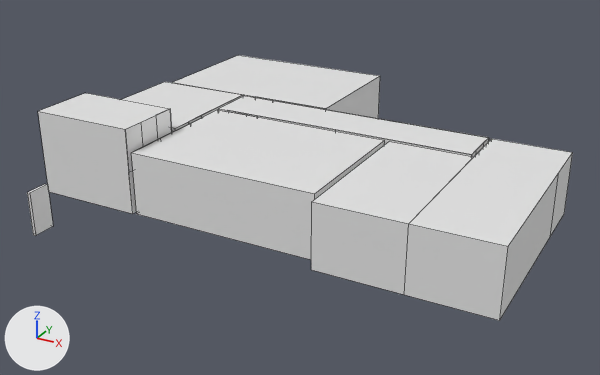
A saved change to the FBX model Assets/models/house2.fbx.
One viewpoint serves both versions: a 50 mm lens placed at (56.5, -64.2, 29.1), pointed at (25.8, -8.4, 1.2). Lighting does not change. The marker at lower left points along +X, +Y and +Z. Mesh edges are drawn as thin lines. Where no turn or scale is listed for an object, it has been applied to the vertices. Vertices at the same position are counted once.
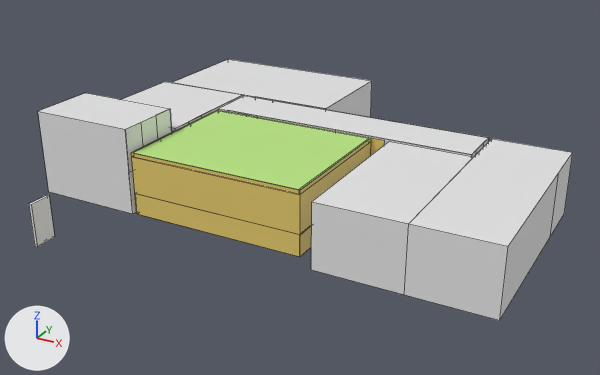
The newer file is also turned or shifted as a whole; pictures and numbers use the older file's frame.

Diff of the bpy script that builds the scene:
```diff
--- a/Assets/models/house2.fbx.py
+++ b/Assets/models/house2.fbx.py
@@ me_plane_030 @@
 me_plane_030.from_pydata(...)  # 46 vertices, 22 faces; spans x -5.2..11.1, y -22.6..-10.5, z 0.0..5.2
 # verts and faces of me_plane_030; kept vertices keep their numbers, new ones are numbered from 46
+# me_plane_030 part 2
+delete_faces([(4, 5, 6, 7), (8, 11, 10, 9), (6, 10, 11, 7)])
+verts[6] = (10.0, -22.6, 0.0)  # moved, pixel (300, 256)
+verts[10] = (10.0, -22.6, 5.2)  # moved, pixel (300, 190)
+verts[46] = (10.0, -10.7, 0.0)
+verts[47] = (10.0, -10.7, 5.2)  # pixel (371, 137)
+faces += [(4, 5, 6, 46)]  # mat_material_001 (white #e7e7e7)
+faces += [(8, 47, 10, 9)]  # mat_material_003 (green #bae781)
+faces += [(6, 10, 47, 46), (7, 11, 33, 32)]  # mat_material_002 (yellow #e7cd6d)
+me_plane_030.materials.append(mat_material_001)  # white #e7e7e7
+me_plane_030.materials.append(mat_material_002)  # yellow #e7cd6d
+me_plane_030.materials.append(mat_material_003)  # green #bae781
@@ me_plane_028 @@
 me_plane_028.from_pydata(...)  # 18 vertices, 8 faces; spans x -13.4..3.4, y -6.0..6.0, z 0.0..5.3
+# me_plane_028 part 1: the whole mesh is scaled about its middle by (1, 0.832, 1), then moved by (0.0, -1.0, 0.0)
@@ me_plane_004 @@
+me_plane_004.from_pydata([(-7.43, -5.92, 0.0), (7.43, -5.92, 0.0), (-7.43, 5.92, 0.0), (7.43, 5.92, 0.0), (-7.27, 5.8, 0.0), (-7.27, -5.88, 0.0), (7.27, -5.88, 0.0), (7.27, 5.8, 0.0), (-7.27, 5.8, -0.33), (-7.27, -5.88, -0.33), (7.27, -5.88, -0.33), (7.27, 5.8, -0.33), (-7.43, 5.92, -0.33), (-7.43, -6.0, -0.33), (7.43, -6.0, -0.33), (7.43, 5.92, -0.33)], [], [(10, 11, 15, 14), (4, 5, 9, 8), (1, 3, 7, 6), (2, 0, 5, 4), (3, 2, 4, 7), (0, 1, 6, 5), (7, 4, 8, 11), (5, 6, 10, 9), (6, 7, 11, 10), (8, 9, 13, 12), (11, 8, 12, 15), (9, 10, 14, 13)])
@@ ob_cube @@
 ob_cube = bpy.data.objects.new('Cube', me_cube_001)
-ob_cube.location = (11.41, -23.35, 2.02)
+ob_cube.location = (11.41, -23.35, 1.07)
@@ ob_plane_004 @@
+ob_plane_004 = bpy.data.objects.new('Plane.004', me_plane_033)  # 45 vertices, 20 faces; spans x -8.03..6.9, y -5.97..5.97, z 0.0..1.82
+ob_plane_004.location = (24.19, -12.03, 0.5)
@@ ob_plane_005 @@
+ob_plane_005 = bpy.data.objects.new('Plane.005', me_plane_004)
+ob_plane_005.location = (23.6, -11.99, 5.74)
```

Location of each change, [x1, y1, x2, y2] in pixels of the pictures (600 x 375 px; the box of a moved part takes in the faces that stretch with it):
'Plane.016', reshaped: before [131, 110, 384, 260]; after [131, 110, 384, 257]
'Plane.014', mesh rescaled (8% shorter): before [172, 55, 380, 118]; after [172, 59, 372, 117]
'Cube', moved: before [27, 184, 53, 236]; after [29, 195, 55, 246]
'Plane.004', added: after [135, 193, 312, 235]
part 1 of me_plane_028, moved or reshaped: before [224, 55, 380, 118]; after [224, 59, 372, 117]
